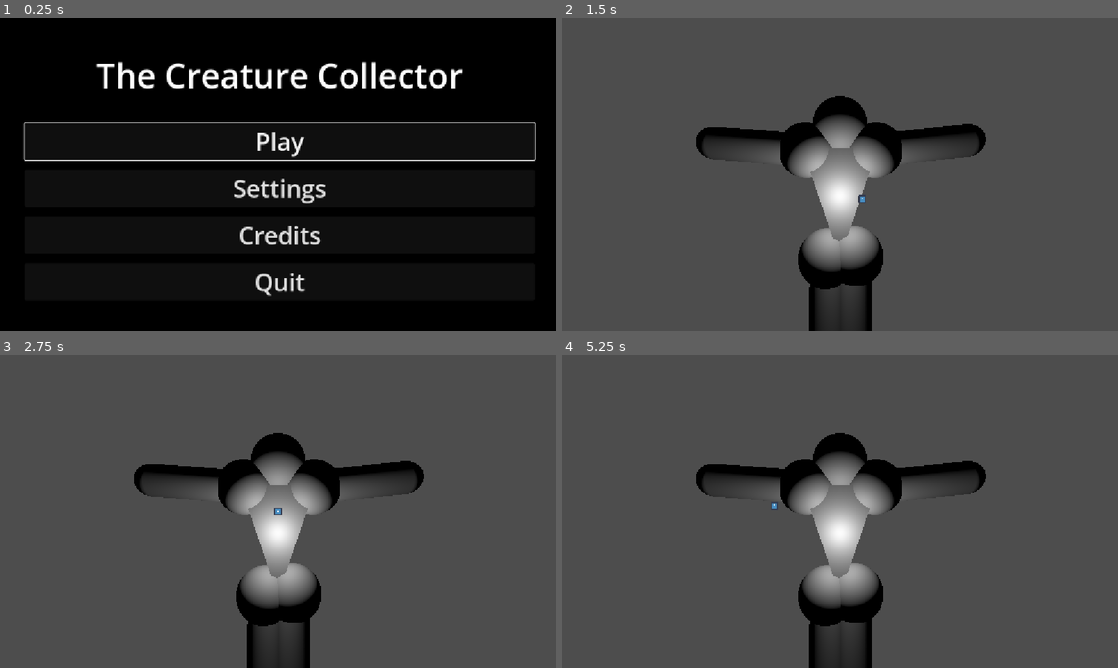
Above: before the commit, frames 1-4 (two rows, left to right).
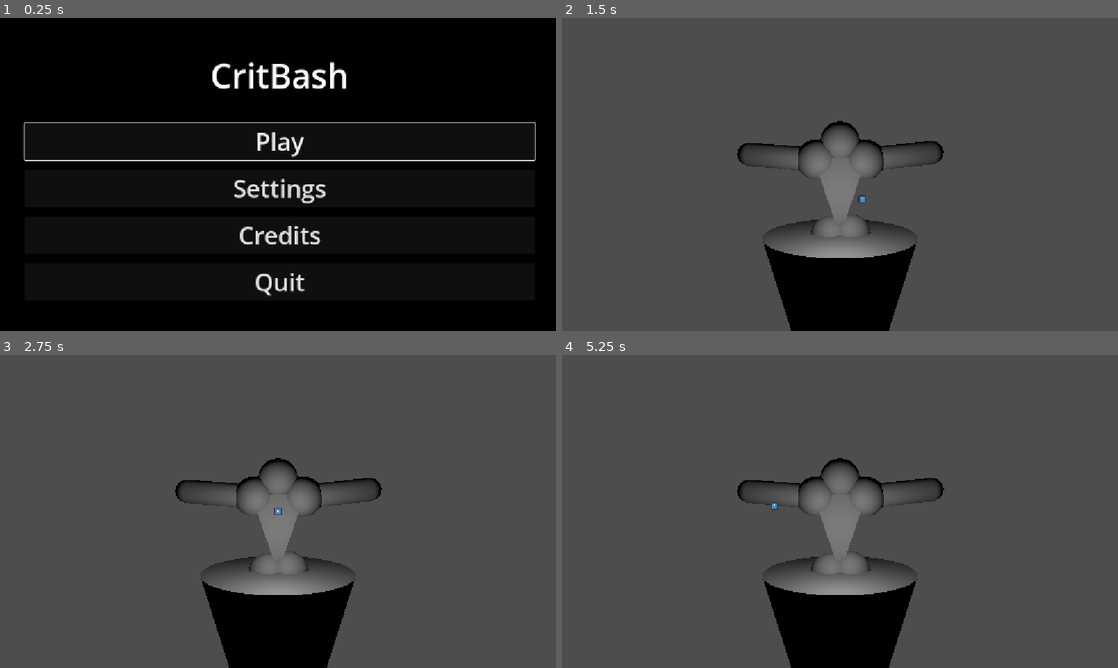
Above: after the commit, the same moments.

Repository: Game-Development-Club-at-UMD/Ludum-Dare-58
Game: Godot game, scene res://Main Menu/main_menu.tscn
Two runs of this game, one before a commit and one after it. Both use one fixed random seed, a clock stepped at 60 frames per second and the inputs below. This scene is started directly instead of the project's main scene. The engine's default icon, where the game draws it, is replaced by a stand-in: a white triangle on a blue panel in a dark square.
Inputs (mouse positions are in pixels of both pictures, inside the frame that each line leads up to):
- Up to frame 1 (0.25 s): no input
- Up to frame 2 (1.5 s): click "Play" at 0.5 s; tap Enter (ui_accept) at 1.25 s; move the mouse to (867, 174) at 1.27 s; click (867, 174) at 1.35 s
- Up to frame 3 (2.75 s): tap Enter (ui_accept) at 1.52, 2, 2.27 s; move the mouse to (250, 511) at 2.02 s; hold Down (ui_down) from 2.03 s (still down); tap Space (Dodge) at 2.1 s; click (250, 511) at 2.3 s
- Up to frame 4 (5.25 s): tap Enter (ui_accept) at 2.75, 3.5, 3.77, 4.25, 4.52, 5 s; move the mouse to (851, 505) at 2.77 s; release Down (ui_down) at 2.78 s; click (851, 505) at 2.85 s; move the mouse to (834, 517) at 3.52 s; click (834, 517) at 3.6 s; move the mouse to (878, 514) at 4.27 s; hold Down (ui_down) from 4.28 s (still down); tap Space (Dodge) at 4.35 s; click (878, 514) at 4.55 s; move the mouse to (795, 508) at 5.02 s; click (795, 508) at 5.1 s

The runs differ from the first frame. In frame 1, 2.5% of the frame differs, in the area x 17-84%, y 14-23%; in frame 2, 12%; in frame 3, 12%; in frame 4, 12%, in the area x 24-77%, y 24-100%.

Commit message:
Cauldron for creature eating

Diff:
--- a/ludum-dare-58/Main Menu/main_menu.tscn
+++ b/ludum-dare-58/Main Menu/main_menu.tscn
@@ -24,7 +24,7 @@
 
 [node name="Title" type="Label" parent="MarginContainer/VBoxContainer"]
 layout_mode = 2
-text = "The Creature Collector"
+text = "CritBash"
 label_settings = SubResource("LabelSettings_pqn6e")
 horizontal_alignment = 1
 vertical_alignment = 1
--- a/ludum-dare-58/Parent Creature/Scripts/limb_holder.gd
+++ b/ludum-dare-58/Parent Creature/Scripts/limb_holder.gd
@@ -13,8 +13,8 @@
 		return null
 
 	add_child(instanced_part)
-	instanced_part.global_position = global_position
 	instanced_part.owner = self.get_parent()
+	instanced_part.global_transform = global_transform
 
 	if body_part != null:
 		body_part.queue_free()
--- a/ludum-dare-58/Parent Creature/Scripts/torso_holder.gd
+++ b/ludum-dare-58/Parent Creature/Scripts/torso_holder.gd
@@ -12,8 +12,9 @@
 		return null
 
 	add_child(instanced_part)
-	instanced_part.global_position = global_position
 	instanced_part.owner = self.get_parent()
+	instanced_part.global_transform = global_transform
+
 	if body_part != null:
 		body_part.queue_free()
 	body_part = instanced_part
--- a/ludum-dare-58/PartsCollection/Scenes/parts-collection.tscn
+++ b/ludum-dare-58/PartsCollection/Scenes/parts-collection.tscn
@@ -1,14 +1,36 @@
-[gd_scene load_steps=3 format=3 uid="uid://dsxrd7mpj0l0f"]
+[gd_scene load_steps=5 format=3 uid="uid://dsxrd7mpj0l0f"]
 
 [ext_resource type="Script" uid="uid://dtjw17ehcurav" path="res://PartsCollection/Scripts/parts_collection.gd" id="1_40ec4"]
 [ext_resource type="PackedScene" uid="uid://dqxqly67jsiix" path="res://PlayerController/player_controller.tscn" id="2_aicv4"]
 
+[sub_resource type="CylinderMesh" id="CylinderMesh_aicv4"]
+top_radius = 1.82
+bottom_radius = 1.205
+
+[sub_resource type="CylinderShape3D" id="CylinderShape3D_aicv4"]
+radius = 1.972168
+
 [node name="PartsCollection" type="Node3D" node_paths=PackedStringArray("player_controller")]
+transform = Transform3D(0.99999994, 0, 0, 0, 0.99999994, 0, 0, 0, 1, 0, 0, 0)
 script = ExtResource("1_40ec4")
 player_controller = NodePath("PlayerController")
 
+[node name="EnemyHolder" type="Node3D" parent="."]
+transform = Transform3D(1, 0, 0, 0, 0.99999994, 0, 0, 0, 1, 0, 0, 0)
+
 [node name="OmniLight3D" type="OmniLight3D" parent="."]
-transform = Transform3D(1, 0, 0, 0, 1, 0, 0, 0, 1, 0, 0.108047515, 0.5922562)
+transform = Transform3D(1, 0, 0, 0, 1, 0, 0, 0, 1, 0, 0.108047515, 1.8330034)
 
 [node name="PlayerController" parent="." instance=ExtResource("2_aicv4")]
-transform = Transform3D(1, 0, 0, 0, 0.9990686, -0.043148547, 0, 0.043148547, 0.9990686, 0, 0.3219672, 3.7010198)
+transform = Transform3D(1, 0, 0, 0, 0.9990687, -0.04314855, 0, 0.04314855, 0.9990687, 0, 0.3219672, 5.160401)
+
+[node name="Cauldron" type="MeshInstance3D" parent="."]
+transform = Transform3D(1, 0, 0, 0, 1, 0, 0, 0, 1, 0, -1.8878627, 0)
+mesh = SubResource("CylinderMesh_aicv4")
+
+[node name="Area3D" type="Area3D" parent="Cauldron" groups=["interact"]]
+transform = Transform3D(0.99999994, 0, 0, 0, 0.99999994, 0, 0, 0, 1, 0, 0, 0)
+
+[node name="CollisionShape3D" type="CollisionShape3D" parent="Cauldron/Area3D"]
+transform = Transform3D(0.9999949, 0, 0, 0, 0.9999949, 0, 0, 0, 1, 0, 0, 0)
+shape = SubResource("CylinderShape3D_aicv4")
--- a/ludum-dare-58/PartsCollection/Scripts/parts_collection.gd
+++ b/ludum-dare-58/PartsCollection/Scripts/parts_collection.gd
@@ -1,6 +1,7 @@
 class_name PartsCollection extends Node3D
 
 var enemy : ParentCreature
+@onready var enemy_holder: Node3D = $EnemyHolder
 
 @export var player_controller : PlayerController
 
@@ -23,10 +24,15 @@
 
 	self.add_child(instanced_enemy)
 
-	instanced_enemy.global_position = global_position
+	#TODO: fix enemy spawning in at the correct position/rotation
+	enemy_holder.add_child(instanced_enemy)
+	instanced_enemy.global_transform = enemy_holder.global_transform
+
+
 	if enemy != null:
 		enemy.queue_free()
 	enemy = instanced_enemy
+	enemy.global_transform = enemy_holder.global_transform
 
 
 func _on_player_clicked_node(clicked_body_part : Node):
